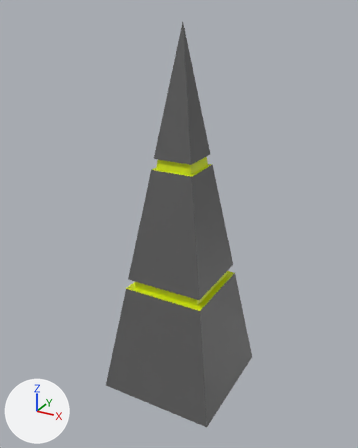
What one commit did to the FBX model SferoTestVR/Assets/Art/Models/Obstacles/Spike.fbx.
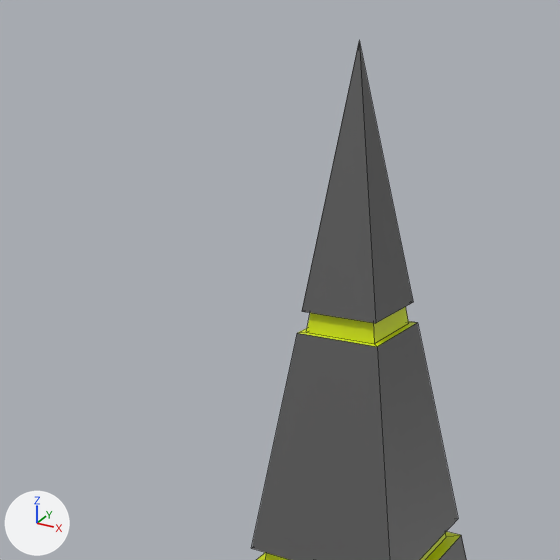
Old and new are each drawn whole from a 50 mm lens placed at (1.75, -3.23, 3.09), pointed at (-0.02, -0.02, 1.48) and again close up on the part from 0% to 80% of the width and 0% to 64% of the height. Every picture has the same lights, and +X, +Y and +Z are marked at lower left. The close-ups show mesh edges as thin lines.

Names of what the first close-up shows: 'Spike'.
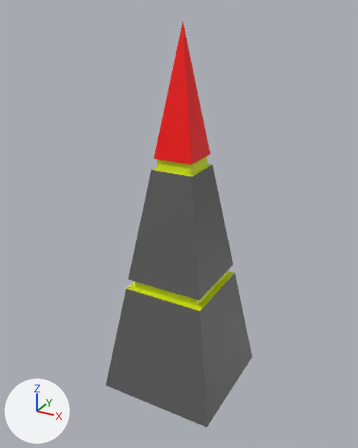
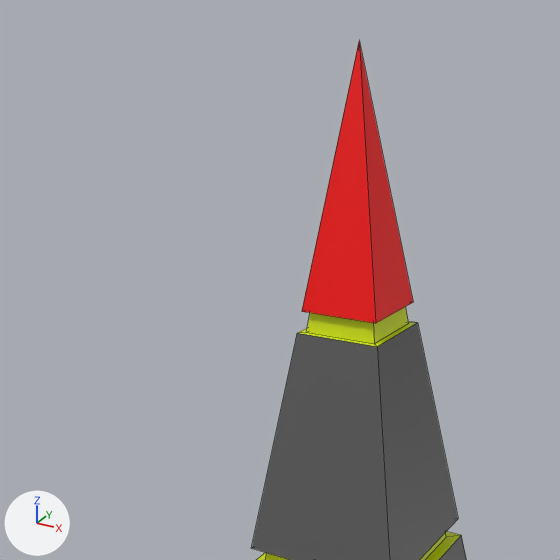
Patch to the scene script:
```diff
--- a/SferoTestVR/Assets/Art/Models/Obstacles/Spike.fbx.py
+++ b/SferoTestVR/Assets/Art/Models/Obstacles/Spike.fbx.py
@@ mat_material_002 @@
+mat_material_002 = principled_material('Material.002')
+mat_material_002.base_color = (1.0, 0.0, 0.0)  # red #ff0000
@@ me_spike @@
 me_spike.from_pydata(...)  # 37 vertices, 37 faces; spans x -0.5..0.5, y -0.5..0.5, z 0.0..3.0
 # used by ob_spike; location = (0.0, 0.0, 0.0)
+# me_spike part 1: all 4 faces centred in x -0.11..0.11, y -0.11..0.11, z 2.36 switch from mat_spikerock (dark grey #616161) to mat_material_002 (red #ff0000)
 me_spike.materials.append(mat_spikedecal)
```

Boxes [x1, y1, x2, y2] around the edits, measured in the close-ups (560 x 560 px):
part 1 of me_spike, recoloured (grey to red)
    both: [302, 42, 413, 323]
